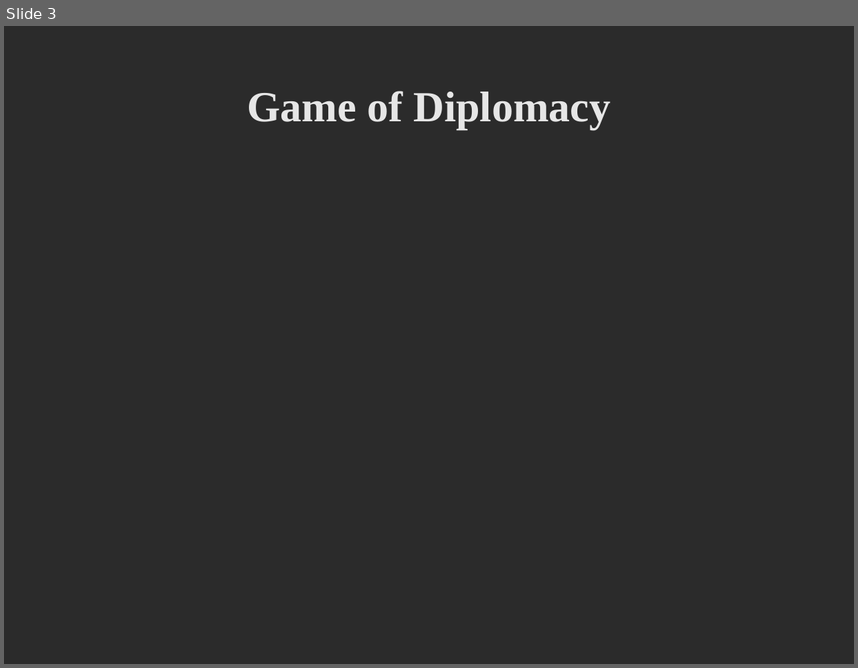
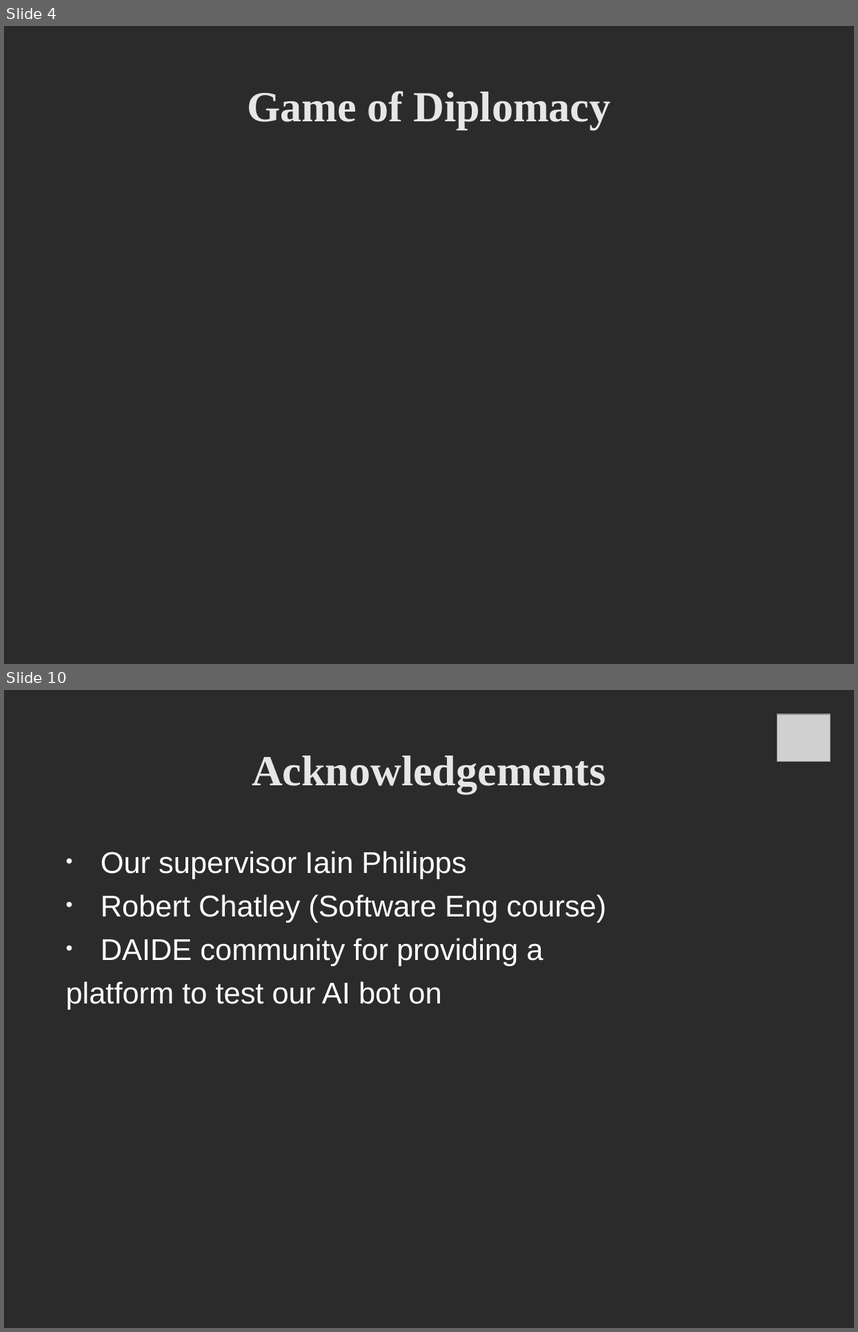
Before and after one commit to deltaluca/flappy, a slide deck: Presentation/ProjectDemonstration.odp. Shown one above the other, each under a label of ours: slide 3 before the commit, slides 4 and 10 after it; the slides between them are not shown. The pictures are 858x668 and 858x1332 pixels, drawn with LibreOffice and Linux fonts; fonts in the diff are those of the drawing; grey boxes stand for pictures; background and template pictures are left out; a plain dark background stands for a picture behind light text. Boxes give left, top, right and bottom in pixels: in the first picture for what was removed or moved away, otherwise in the second. Text is boxed around its words. In the diff, an @@ line names an element or a change of style, - is before the commit and + after.

```diff
--- a/Presentation/ProjectDemonstration.odp
+++ b/Presentation/ProjectDemonstration.odp
@@ slide 10 added at (4,690,854,1328), background picture (left out) @@
@@ picture added at (777,714,831,761) @@
@@ title added at (252,756,606,793), 40 pt, text #E6E6E6, bold @@
+Acknowledgements
@@ text added at (66,851,606,1009), 28 pt, text #FFFFFF @@
+• Our supervisor Iain Philipps
+• Robert Chatley (Software Eng course)
+• DAIDE community for providing a
+platform to test our AI bot on
@@ what was slide 3 is now slide 4 @@
```
Also in this commit, not shown: 2 slides changed, 6 other slides added, 1 slide removed, 7 other files.
